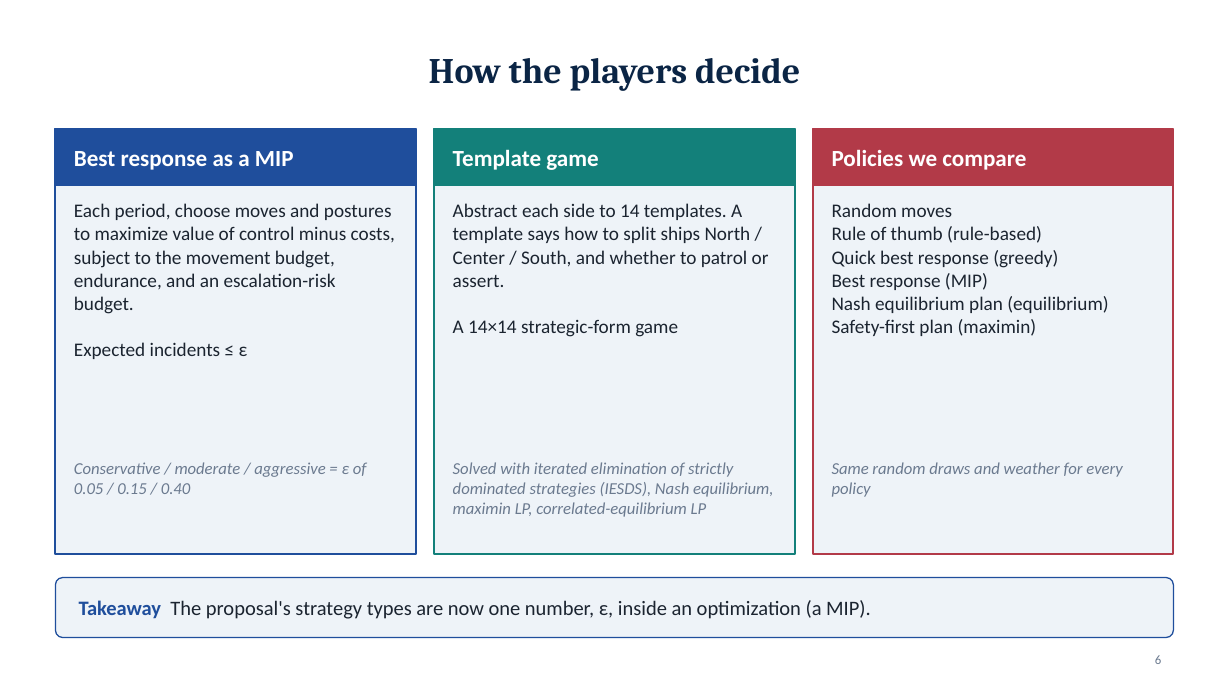
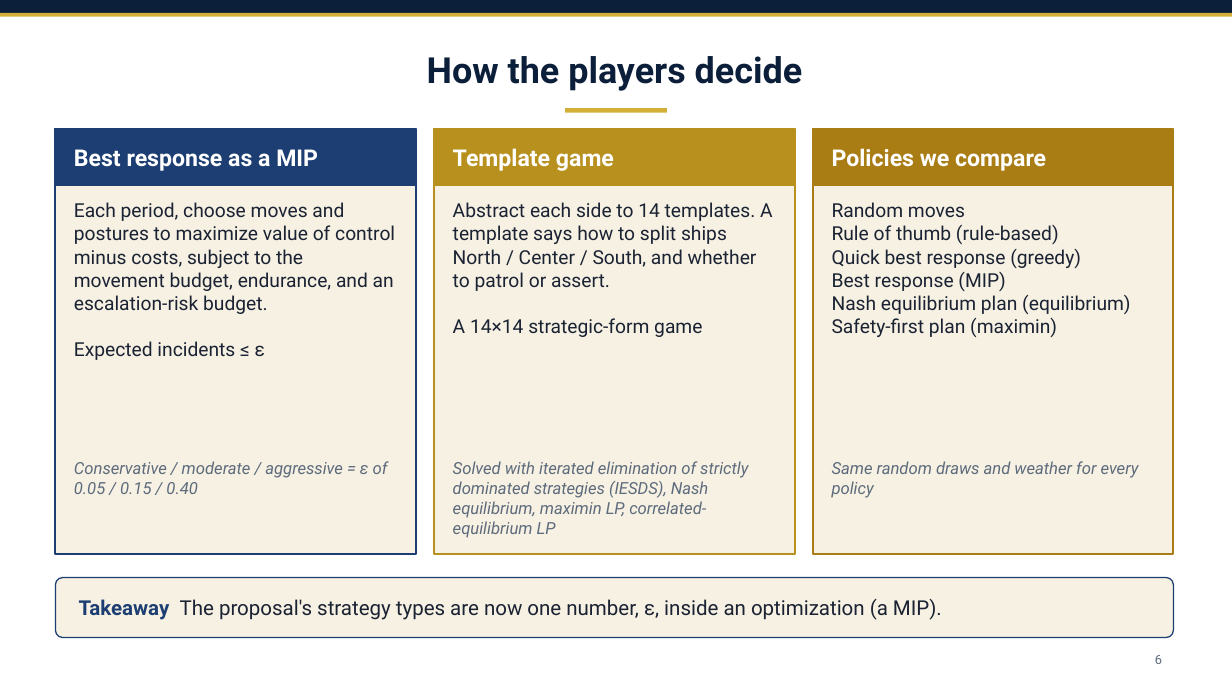
Before and after one commit to draggin-anchor/6.S974-Wargaming-Term-Project, a slide deck: slide 6 of deliverables/02-workshop1-slides.pptx. Drawn at 1232x693 pixels with LibreOffice and Linux fonts; fonts in the diff are those of the drawing. Boxes give left, top, right and bottom in pixels: in the first picture for what was removed or moved away, otherwise in the second. Text is boxed around its words. In the diff, an @@ line names an element or a change of style, - is before the commit and + after.

Commit message:
Workshop 1 slides: navy and gold theme, Franklin Gothic, destroyer title photo
Title photo is USS Kidd (DDG 100) underway in the Pacific, U.S. Navy photo 110518-N-OI955-090 (public domain).

```diff
--- a/deliverables/02-workshop1-slides.pptx
+++ b/deliverables/02-workshop1-slides.pptx
@@ rectangle added at box(0, 0, 1232, 13), fill #0B1F3A @@
@@ rectangle added at box(0, 13, 1232, 17), fill #D4AF37 @@
@@ title "How the players decide" at box(427, 56, 803, 91): font Cambria to Roboto, text colour #0B2545 to #0B1F3A @@
@@ rectangle added at box(566, 108, 667, 113), fill #D4AF37 @@
@@ rectangle at box(55, 129, 416, 185): fill #1F4E9C to #1D3E72; outline #1F4E9C 1.5 pt to #1D3E72 1.5 pt @@
@@ rectangle at box(55, 129, 416, 555): fill #EEF3F8 to #F6F1E2; outline #1F4E9C 1.5 pt to #1D3E72 1.5 pt @@
@@ rectangle at box(434, 129, 795, 555): fill #EEF3F8 to #F6F1E2; outline #13807A 1.5 pt to #B8901E 1.5 pt @@
@@ rectangle at box(434, 129, 795, 185): fill #13807A to #B8901E; outline #13807A 1.5 pt to #B8901E 1.5 pt @@
@@ rectangle at box(813, 129, 1174, 555): fill #EEF3F8 to #F6F1E2; outline #B23A48 1.5 pt to #A97C14 1.5 pt @@
@@ rectangle at box(813, 129, 1174, 185): fill #B23A48 to #A97C14; outline #B23A48 1.5 pt to #A97C14 1.5 pt @@
@@ font Calibri to Roboto in 3 elements at box(74, 149, 318, 171), box(453, 148, 614, 171), box(832, 148, 1046, 171) @@
@@ font Calibri to Roboto, text colour #1B2430 to #1A2233 in 3 elements at box(74, 202, 395, 360), box(453, 202, 773, 337), box(832, 202, 1130, 337) @@
@@ rounded rectangle at box(55, 578, 1174, 638): fill #EEF3F8 to #F6F1E2; outline #1F4E9C 1 pt to #1D3E72 1 pt @@
@@ text "Takeaway The proposal's strategy types ..." at box(79, 599, 942, 620): font Calibri to Roboto; text colour #1F4E9C to #1D3E72 in "Takeaway"; text colour #1B2430 to #1A2233 in "The proposal's strategy types are now one ..." @@
@@ font Calibri to Roboto, text colour #6B7A8F to #5E6B7D in 4 elements at box(74, 461, 388, 494), box(453, 461, 748, 538), box(832, 461, 1139, 498), box(1155, 655, 1162, 664) @@
```
Also in this commit, not shown: 12 other slides changed, 2 other files.
